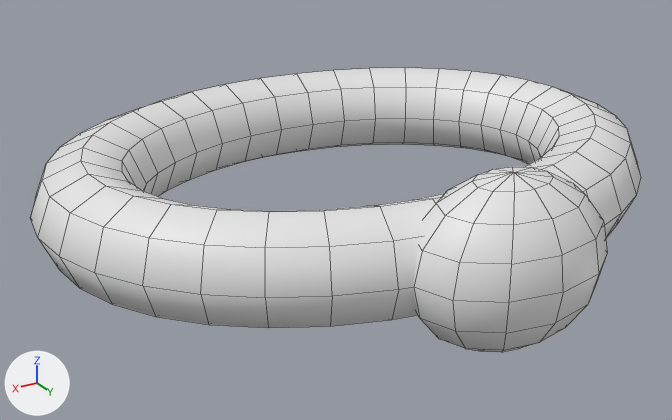
A saved change to the FBX model Assets/_BusJam/Art/Models/BoardKit/Kit_Rope_1.fbx.
Camera for both pictures: a camera (50 mm lens) standing at (0.432, 0.692, 0.309) and looking at (0.029, 0.021, -0.026). The axes (+X, +Y, +Z) are drawn at lower left. The lights are the same throughout. The first picture is the older version. Mesh edges are drawn as thin lines. Where no turn or scale is listed for an object, it has been applied to the vertices.

Objects in the first picture: 'Kit_Rope_1'.
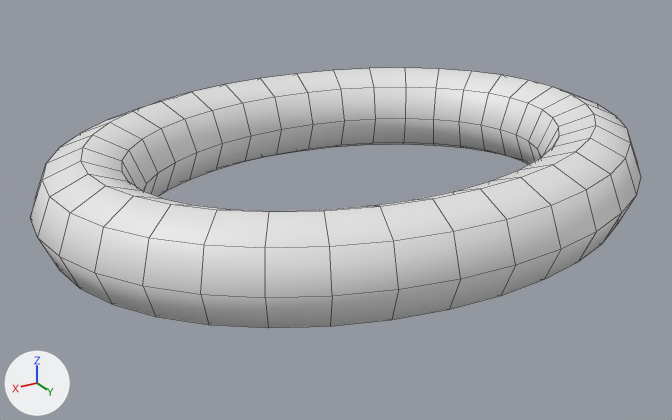
Changed parts and their boxes [x1, y1, x2, y2] in the pictures (672 x 420 px):
'Kit_Rope_1', reshaped (8% shorter): before [30, 68, 641, 352]; after [30, 68, 641, 328]
part 1 of me_kit_rope_1, deleted: before [413, 167, 607, 352]

The change, as a list of edits to the scene's bpy script:
```text
Change me_kit_rope_1:
    used by ob_kit_rope_1; location = (0.0, 0.0, 0.0)
    remove me_kit_rope_1.from_pydata(...)  # 374 vertices, 384 faces; spans x -0.29..0.29, y -0.23..0.28, z -0.07..0.07
    add me_kit_rope_1.from_pydata(...)  # 288 vertices, 288 faces; spans x -0.29..0.29, y -0.23..0.23, z -0.045..0.045
    me_kit_rope_1 part 1: the loose piece of 86 vertices spanning x -0.085..0.085, y 0.16..0.28, z -0.07..0.07 is deleted
```
